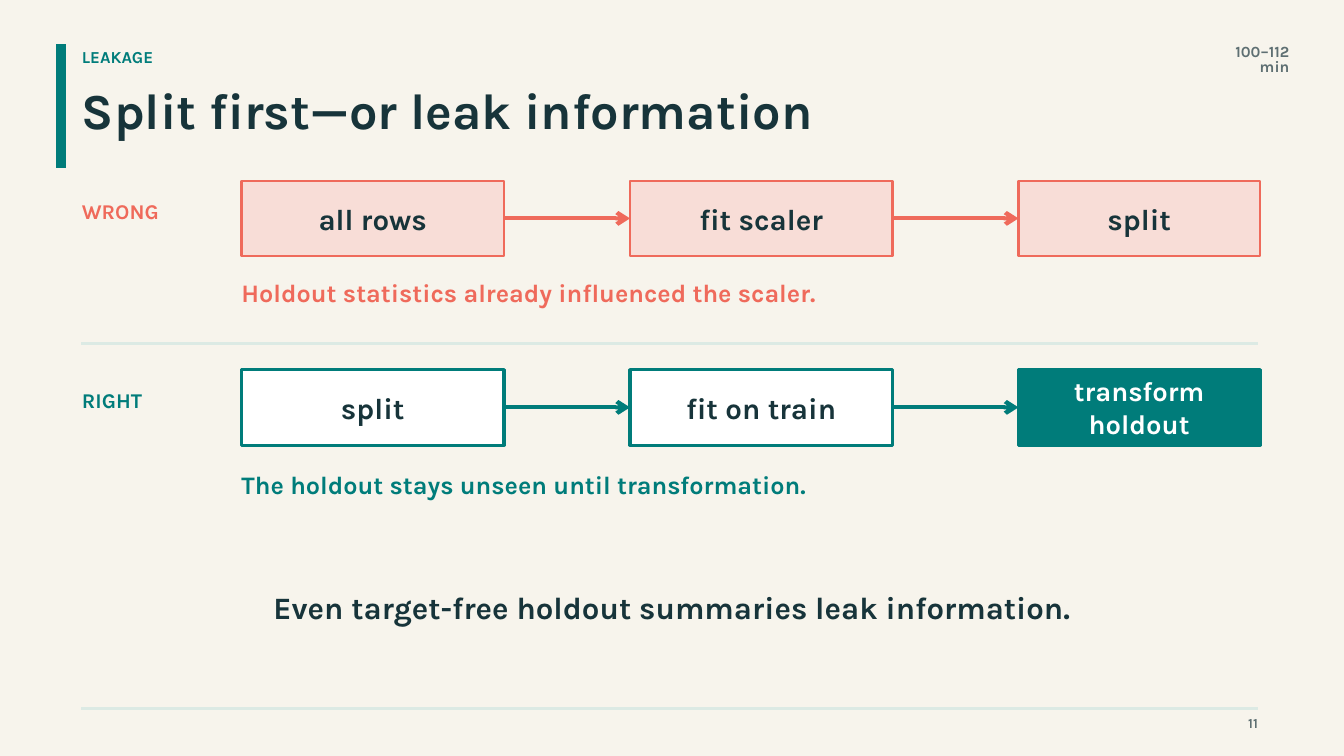
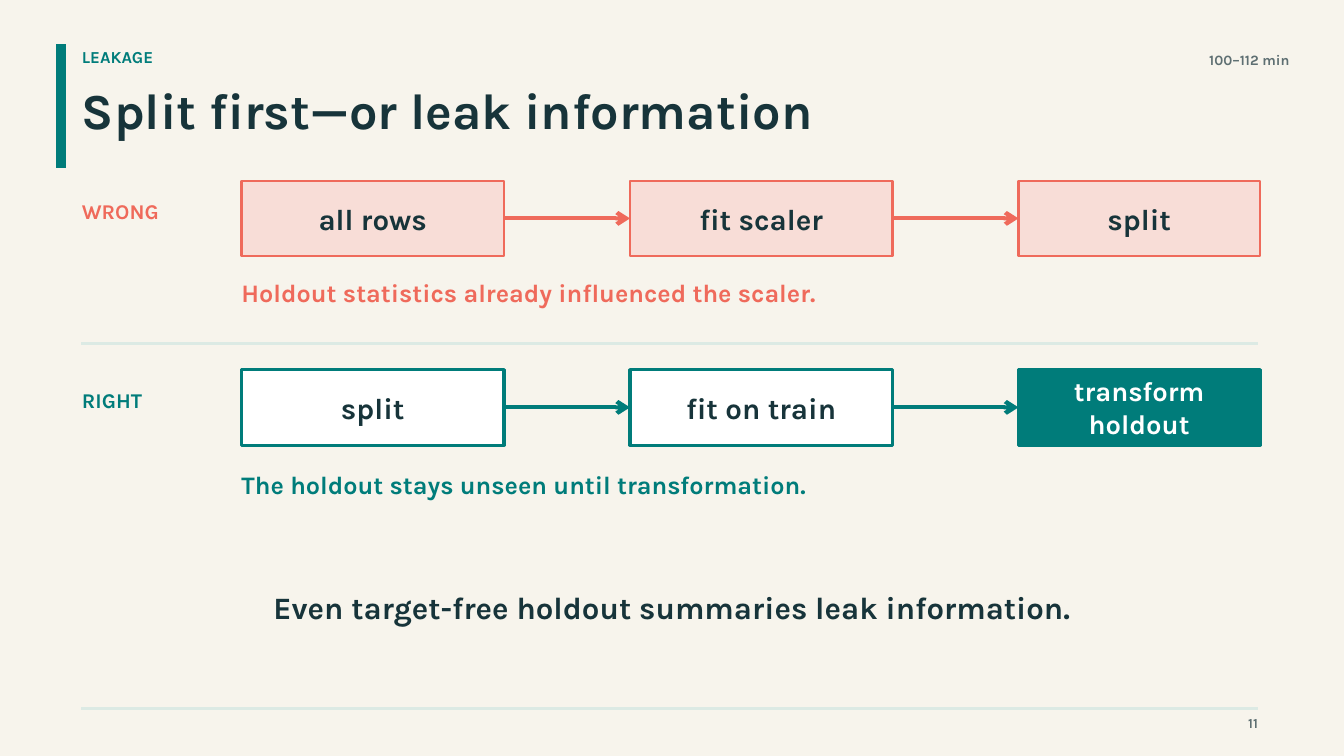
Before and after one commit to fajouri/msc-machine-learning, a slide deck: slide 11 of sessions/S02/Presentation.pptx. Drawn at 1344x756 pixels with LibreOffice and Linux fonts; fonts in the diff are those of the drawing. Boxes give left, top, right and bottom in pixels: in the first picture for what was removed or moved away, otherwise in the second. Text is boxed around its words. In the diff, an @@ line names an element or a change of style, - is before the commit and + after.

Commit message:
adding ppt

```diff
--- a/sessions/S02/Presentation.pptx
+++ b/sessions/S02/Presentation.pptx
@@ text "100–112 min" at bbox=[1209, 55, 1289, 65]: size 11.1 to 10.2 pt; line spacing 0.8 to 0.9 @@
```
Also in this commit, not shown: 5 other slides changed, 1 other file.
